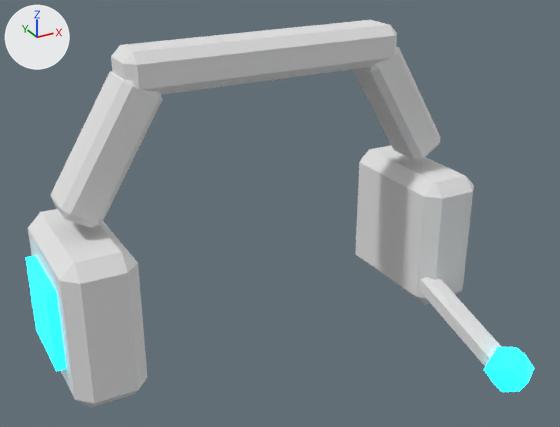
What one commit did to the glTF model public/assets/crew/human/slots/gear.head.pilot_headset.glb.
Rendered twice from a camera (50 mm lens) standing at (-0.299, -0.571, 0.497) and looking at (-0.013, -0.052, 0.237). Lighting does not change. The marker at upper left points along +X, +Y and +Z. The older version comes first. Where no turn or scale is listed for an object, it has been applied to the vertices. Vertices at exactly the same position are counted once.

Before the edit, the objects in view are built like this:
```python
mat_base = principled_material('base')
mat_base.base_color = (0.8, 0.8, 0.8)  # white #e7e7e7
mat_base.metallic = 0.12
mat_base.roughness = 0.88
me_head_pilot_headset_base = bpy.data.meshes.new('head@pilot_headset.base')
me_head_pilot_headset_base.from_pydata(...)  # 144 vertices, 264 faces; spans x -0.198..0.198, y -0.163..0.065, z 0.089..0.376
me_head_pilot_headset_base.materials.append(mat_base)  # white #e7e7e7
me_head_pilot_headset_emissive_cyan = bpy.data.meshes.new('head@pilot_headset.emissive.cyan')
me_head_pilot_headset_emissive_cyan.from_pydata(...)  # a box spanning x -0.206..-0.194, y -0.035..0.035, z 0.135..0.205; a box spanning x 0.194..0.206, y -0.035..0.035, z 0.135..0.205; an icosphere of 20 faces spanning x 0.13..0.17, y -0.193..-0.148, z 0.081..0.119
me_head_pilot_headset_emissive_cyan.materials.append(mat_emissive_cyan)  # cyan #19e6ff, glowing cyan #19e6ff
ob_head_pilot_headset_base = bpy.data.objects.new('head@pilot_headset.base', me_head_pilot_headset_base)
ob_head_pilot_headset_base.location = (0.0, 0.0, 0.0)
ob_head_pilot_headset_emissive_cyan = bpy.data.objects.new('head@pilot_headset.emissive.cyan', me_head_pilot_headset_emissive_cyan)
ob_head_pilot_headset_emissive_cyan.location = (0.0, 0.0, 0.0)
```
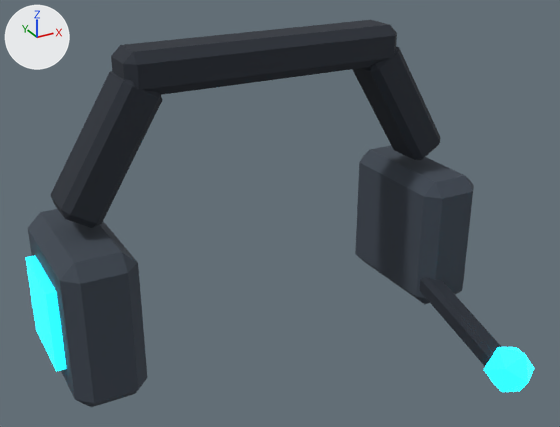
The newer file is also rescaled (x0.85) as a whole; pictures and numbers use the older file's frame.

What changed in the scene script:
```text
Change mat_base:
    add n2 = _N.new('ShaderNodeVertexColor'); n2.name = 'Color Attribute'
    where n0 = _N.new('ShaderNodeBsdfPrincipled'); n0.name = 'Principled BSDF'
    add _L.new(n2.outputs[0], n0.inputs[0])  # 'Color' to 'Base Color'
Change me_head_pilot_headset_base:
    where me_head_pilot_headset_base.from_pydata(...)  # 144 vertices, 264 faces; spans x -0.198..0.198, y -0.163..0.065, z 0.089..0.376
    used by ob_head_pilot_headset_base; location = (0.0, 0.0, 0.0)
    me_head_pilot_headset_base part 1: vertex colours changed
```

Changed parts and their boxes [x1, y1, x2, y2] in the pictures (560 x 427 px):
'head@pilot_headset.base', recoloured (darker)
    both: [28, 20, 502, 407]
